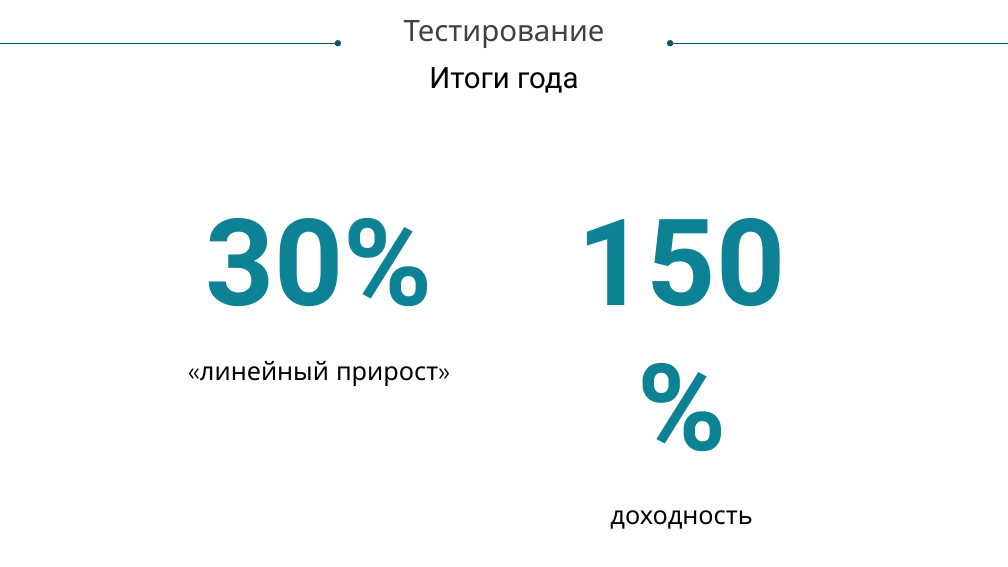
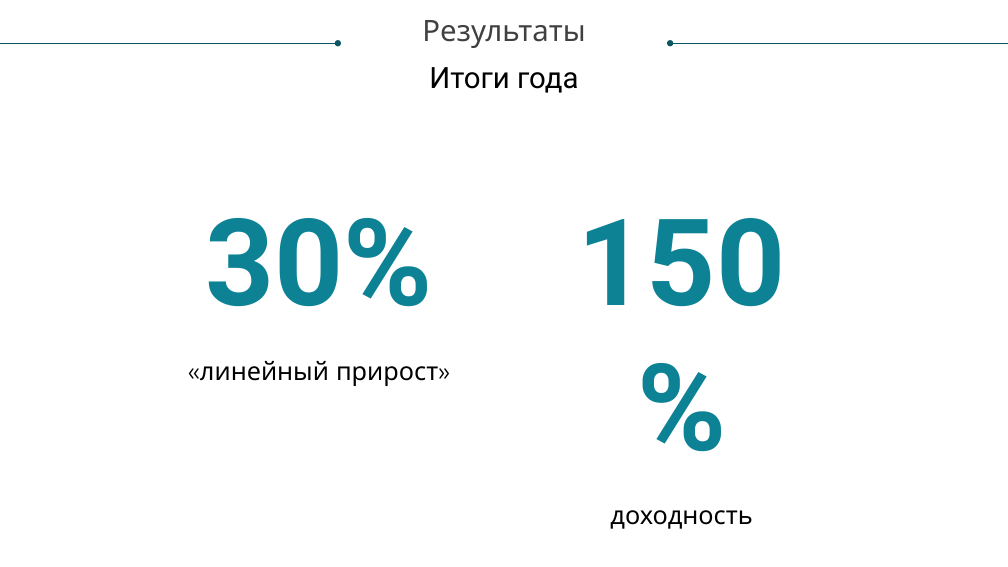
Before and after one commit to andtun/TradingBot-CourseWork, a slide deck: slide 20 of presentation.pptx (slide 46 before the commit). Drawn at 1008x567 pixels with LibreOffice and Linux fonts; fonts in the diff are those of the drawing. Boxes give left, top, right and bottom in pixels: in the first picture for what was removed or moved away, otherwise in the second. Text is boxed around its words. In the diff, an @@ line names an element or a change of style, - is before the commit and + after.

```diff
--- a/presentation.pptx
+++ b/presentation.pptx
@@ text at bbox=[422, 20, 585, 48]: text changed @@
-Тестирование
+Результаты
```
Also in this commit, not shown: 3 other slides changed, 7 slides added, 3 slides removed, 1 other file.
